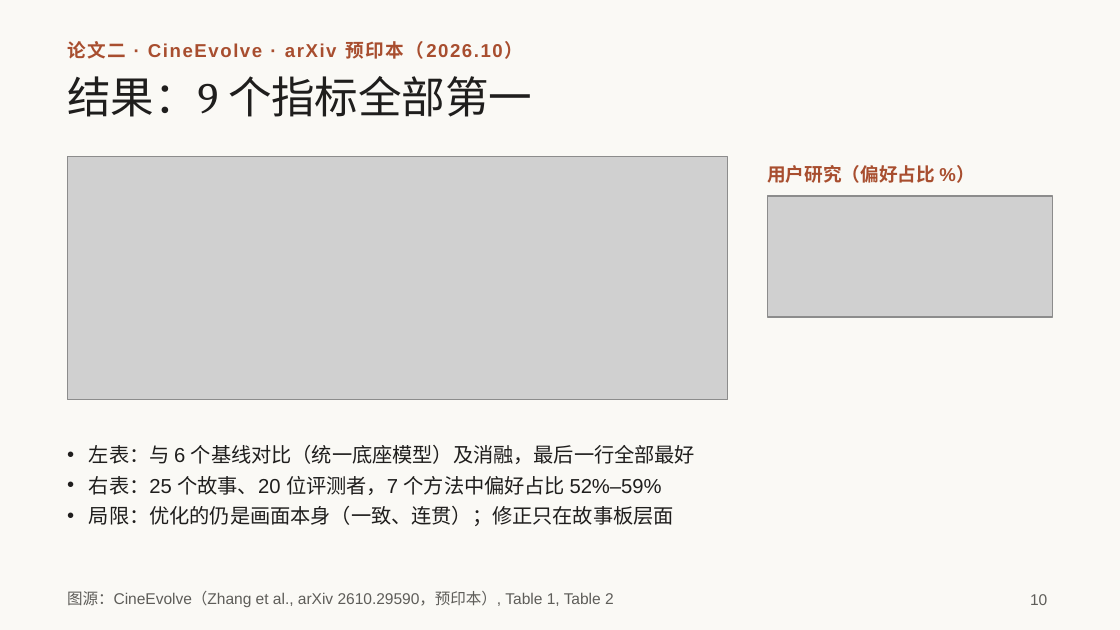
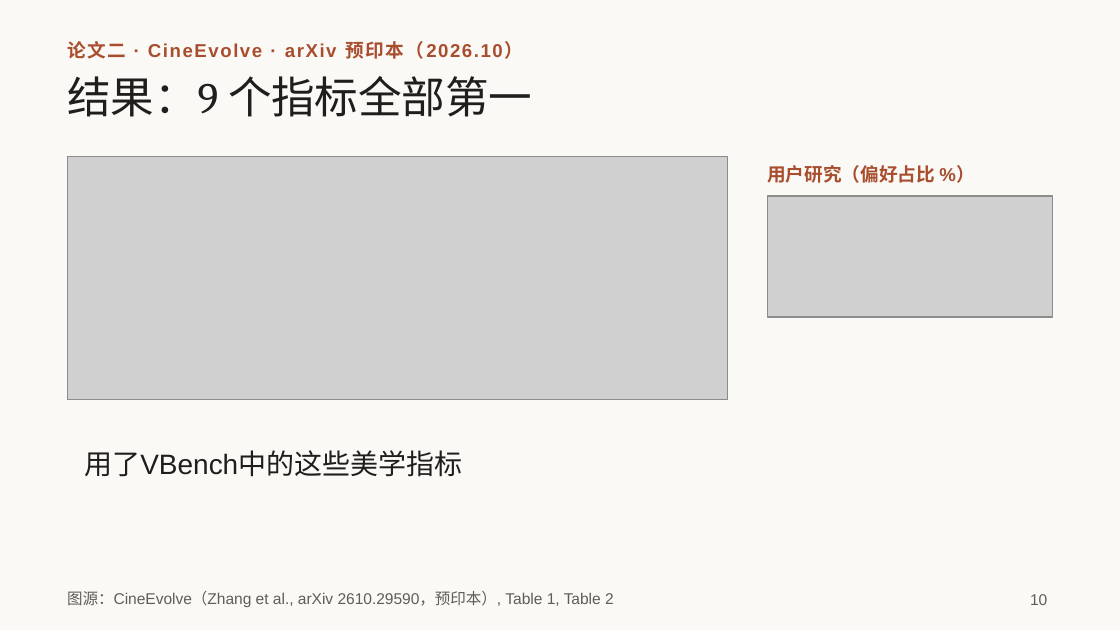
Before and after one commit to irving-2222/ICML, a slide deck: slide 10 of talk/研究分享_从多智能体协作到自进化.pptx. Drawn at 1120x630 pixels with LibreOffice and Linux fonts; fonts in the diff are those of the drawing; grey boxes stand for pictures. Boxes give left, top, right and bottom in pixels: in the first picture for what was removed or moved away, otherwise in the second. Text is boxed around its words. In the diff, an @@ line names an element or a change of style, - is before the commit and + after.

```diff
--- a/talk/研究分享_从多智能体协作到自进化.pptx
+++ b/talk/研究分享_从多智能体协作到自进化.pptx
@@ text removed at (x1=89, y1=445, x2=695, y2=526) @@
-• 左表：与 6 个基线对比（统一底座模型）及消融，最后一行全部最好
-• 右表：25 个故事、20 位评测者，7 个方法中偏好占比 52%–59%
-• 局限：优化的仍是画面本身（一致、连贯）；修正只在故事板层面
@@ text added at (x1=84, y1=450, x2=462, y2=477), 18 pt, text #1F1E1D @@
+用了VBench中的这些美学指标
```
Also in this commit, not shown: 5 other slides changed, 3 slides added, 4 slides removed, 1 other file.
